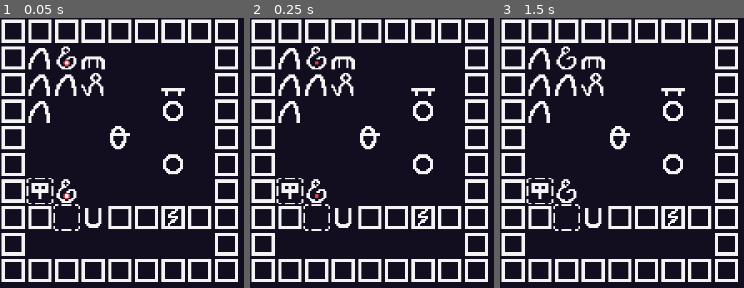
Above: before the commit, frames 1-3 (left to right).
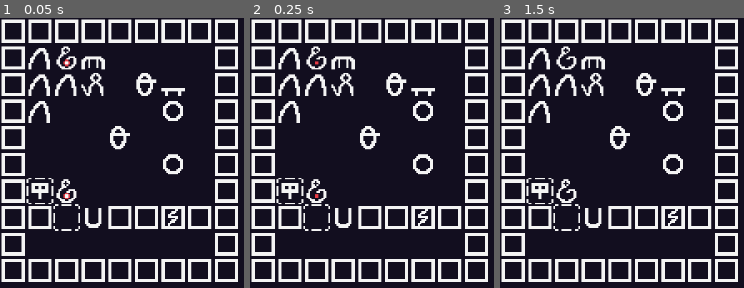
Above: after the commit, the same moments.

Repository: jletellier/olesa
Game: Godot game, scene res://maps/map_c_001.tscn
Two runs of this game, one before a commit and one after it. Both use one fixed random seed, a clock stepped at 60 frames per second and the inputs below. The project has no main scene, so this scene is started directly.
Inputs:
- Up to frame 1 (0.05 s): no input
- Up to frame 2 (0.25 s): no input
- Up to frame 3 (1.5 s): tap Enter at 0.5 s; hold Right (game_right) 0.53-1.28 s; tap U (game_undo) at 0.6, 1.35 s; tap Space at 1.25 s; hold Down (game_down) from 1.28 s (still down)

The runs differ from the first frame. In frame 1, 0.4% of the frame differs, in the area x 55-65%, y 20-29%; in frame 2, 0.4%; in frame 3, 0.4%.

Commit message:
Remove old entity behavior; fix basic push logic

Diff:
--- a/entities/construction.gd
+++ /dev/null
@@ -1,48 +0,0 @@
-extends "res://entities/entity.gd"
-
-
-const EntityProgress := preload("res://ui/hints/entity_progress.gd")
-const EntityPossess := preload("res://ui/hints/entity_possess.gd")
-
-@export var processing_count := 3
-
-var processing_step := 0
-
-var has_worker := false:
-	set = _set_has_worker
-
-var has_item := false:
-	set = _set_has_item
-
-@onready var _hint_progress := $"HintProgress" as EntityProgress
-@onready var _hint_possess := $"HintPossess" as EntityPossess
-@onready var _audio_finish := $"AudioFinish" as AudioStreamPlayer
-
-
-func process_logic() -> void:
-	if has_worker and has_item:
-		processing_step += 1
-
-		_hint_progress.progress = processing_step
-
-		if processing_step >= processing_count:
-			print("finished")
-			processing_step = 0
-			has_item = false
-			_audio_finish.play()
-
-
-func _set_has_worker(value: bool) -> void:
-	has_worker = value
-
-	if _hint_progress != null:
-		processing_step = 0
-		_hint_progress.visible = has_worker
-		_hint_progress.progress = 0
-
-
-func _set_has_item(value: bool) -> void:
-	has_item = value
-
-	if _hint_possess != null:
-		_hint_possess.active = has_item
--- a/entities/construction.tscn
+++ b/entities/construction.tscn
@@ -1,6 +1,6 @@
 [gd_scene load_steps=8 format=3 uid="uid://cj256ib43uol0"]
 
-[ext_resource type="Script" path="res://entities/construction.gd" id="1_lesij"]
+[ext_resource type="Script" path="res://entities/entity.gd" id="1_ln8s2"]
 [ext_resource type="PackedScene" uid="uid://c1gf5gur01aib" path="res://ui/hints/entity_progress.tscn" id="2_xgtwf"]
 [ext_resource type="Texture2D" uid="uid://bmgfwl4d4w600" path="res://assets/sprites.png" id="3_e376k"]
 [ext_resource type="PackedScene" uid="uid://mky2e0ubjms7" path="res://ui/hints/entity_select.tscn" id="4_mbcbg"]
@@ -12,8 +12,7 @@
 region = Rect2(0, 32, 16, 16)
 
 [node name="Construction" type="Node2D"]
-script = ExtResource("1_lesij")
-process = true
+script = ExtResource("1_ln8s2")
 
 [node name="HintProgress" parent="." instance=ExtResource("2_xgtwf")]
 visible = false
--- a/entities/container.gd
+++ /dev/null
@@ -1,20 +0,0 @@
-extends "res://entities/entity.gd"
-
-
-@export var texture_tool : Texture2D
-
-var has_tool := false:
-	set = _set_has_tool
-
-@onready var _sprite_content := $"SpriteContent" as Sprite2D
-
-
-func _ready() -> void:
-	_set_has_tool(has_tool)
-
-
-func _set_has_tool(value: bool) -> void:
-	has_tool = value
-	if _sprite_content != null:
-		_sprite_content.visible = has_tool
-		_sprite_content.texture = texture_tool
--- a/entities/door.gd
+++ /dev/null
@@ -1,34 +0,0 @@
-extends "res://entities/entity.gd"
-
-
-@export var texture_door: Texture2D
-@export var texture_hint: Texture2D
-
-var is_open := false:
-	set = _set_is_open
-
-
-func _ready() -> void:
-	_set_is_open(is_open)
-
-
-func process_logic() -> void:
-	if is_open and map._entity_map.get(Vector3i(pos.x, pos.y, 0)) != null:
-		return
-
-	var neighbors := map.get_moore_neighbors(pos)
-	var found_tool := false
-	for neighbor in neighbors:
-		if neighbor is EntityDB.Jo or neighbor is EntityDB.EntityContainer:
-			if neighbor.has_tool:
-				found_tool = true
-				break
-
-	is_open = found_tool
-
-
-func _set_is_open(value: bool) -> void:
-	is_open = value
-	layer = 1 if is_open else 0
-	if _sprite != null:
-		_sprite.texture = texture_hint if is_open else texture_door
--- a/entities/door.tscn
+++ b/entities/door.tscn
@@ -1,26 +1,15 @@
-[gd_scene load_steps=7 format=3 uid="uid://bjffhhg145jto"]
+[gd_scene load_steps=5 format=3 uid="uid://bjffhhg145jto"]
 
-[ext_resource type="Script" path="res://entities/door.gd" id="1_2e4hr"]
+[ext_resource type="Script" path="res://entities/entity.gd" id="1_6e7qq"]
 [ext_resource type="Texture2D" uid="uid://bmgfwl4d4w600" path="res://assets/sprites.png" id="2_1vwym"]
 [ext_resource type="PackedScene" uid="uid://mky2e0ubjms7" path="res://ui/hints/entity_select.tscn" id="3_e2eqr"]
-
-[sub_resource type="AtlasTexture" id="AtlasTexture_o1x3n"]
-atlas = ExtResource("2_1vwym")
-region = Rect2(96, 0, 16, 16)
-
-[sub_resource type="AtlasTexture" id="AtlasTexture_sj85y"]
-atlas = ExtResource("2_1vwym")
-region = Rect2(96, 16, 16, 16)
 
 [sub_resource type="AtlasTexture" id="AtlasTexture_j2147"]
 atlas = ExtResource("2_1vwym")
 region = Rect2(96, 0, 16, 16)
 
 [node name="Door" type="Node2D"]
-script = ExtResource("1_2e4hr")
-texture_door = SubResource("AtlasTexture_o1x3n")
-texture_hint = SubResource("AtlasTexture_sj85y")
-process = true
+script = ExtResource("1_6e7qq")
 
 [node name="Sprite2D" type="Sprite2D" parent="."]
 texture = SubResource("AtlasTexture_j2147")
--- a/entities/entity.gd
+++ b/entities/entity.gd
@@ -8,6 +8,8 @@
 const EntitySelect := preload("res://ui/hints/entity_select.gd")
 
 signal history_transaction(entity: Entity, attribute: String, value: Variant)
+
+var type: StringName
 
 var pos := Vector2i.ZERO:
 	set = _set_pos
--- a/entities/entity_db.gd
+++ b/entities/entity_db.gd
@@ -1,16 +1,5 @@
 extends Object
 
-
-const Lawa := preload("res://entities/lawa.gd")
-const Jo := preload("res://entities/jo.gd")
-const Pali := preload("res://entities/pali.gd")
-const EntityObject := preload("res://entities/object.gd")
-const Surface := preload("res://entities/surface.gd")
-const WallCracked := preload("res://entities/wall_cracked.gd")
-const Door := preload("res://entities/door.gd")
-const EntityContainer := preload("res://entities/container.gd")
-const Mountain := preload("res://entities/mountain.gd")
-const Construction := preload("res://entities/construction.gd")
 
 const Types: Array[Dictionary] = [
 	{
--- a/entities/jo.gd
+++ /dev/null
@@ -1,33 +0,0 @@
-extends "res://entities/entity.gd"
-
-
-const EntityPossess := preload("res://ui/hints/entity_possess.gd")
-
-var has_tool := false
-var has_item := false
-
-@onready var _hint_possess := $"HintPossess" as EntityPossess
-@onready var _audio_action := $"AudioAction" as AudioStreamPlayer
-
-
-func process_action(dir: Vector2i) -> void:
-	var target_pos := pos + dir
-	var neighbor: Entity = map._entity_map.get(Vector3i(target_pos.x, target_pos.y, 0))
-	if neighbor is EntityDB.EntityContainer:
-		if neighbor.has_tool != has_tool:
-			neighbor.has_tool = !neighbor.has_tool
-			has_tool = !has_tool
-			_hint_possess.active = has_tool
-			_audio_action.play()
-	elif neighbor is EntityDB.Mountain:
-		if neighbor.has_item and !has_item:
-			neighbor.has_item = false
-			has_item = true
-			_hint_possess.active = true
-			_audio_action.play()
-	elif neighbor is EntityDB.Construction:
-		if !neighbor.has_item and has_item:
-			neighbor.has_item = true
-			has_item = false
-			_hint_possess.active = false
-			_audio_action.play()
--- a/entities/lawa.gd
+++ /dev/null
@@ -1,20 +0,0 @@
-extends "res://entities/entity.gd"
-
-
-@onready var _audio_player_movement := $"AudioPlayerMovement" as AudioStreamPlayer
-
-
-func process_action(dir: Vector2i) -> void:
-	map.cascade_push(pos, dir)
-	_audio_player_movement.play()
-
-
-func collide_with(target_entity: Entity) -> void:
-	if target_entity is EntityDB.Lawa:
-		map.remove_entity(self)
-
-
-func can_push(target_entity: Entity) -> bool:
-	return (target_entity is EntityDB.Jo or \
-			target_entity is EntityDB.Pali or \
-			target_entity is EntityDB.EntityObject)
--- a/entities/lawa.tscn
+++ b/entities/lawa.tscn
@@ -6,6 +6,8 @@
 [ext_resource type="AudioStream" uid="uid://dyqhgq7omjhjj" path="res://assets/sounds/rollover1.wav" id="4_eiucj"]
 [ext_resource type="Script" path="res://entities/selectable_system.gd" id="5_2orfa"]
 [ext_resource type="Script" path="res://entities/moveable_system.gd" id="6_aq4q1"]
+[ext_resource type="Script" path="res://entities/moveable_audio_system.gd" id="7_7ttow"]
+[ext_resource type="Script" path="res://entities/lawa_secret_system.gd" id="8_odmhf"]
 
 [sub_resource type="AtlasTexture" id="AtlasTexture_j2147"]
 atlas = ExtResource("1_flunk")
@@ -28,3 +30,10 @@
 
 [node name="MoveableSystem" type="Node" parent="."]
 script = ExtResource("6_aq4q1")
+can_initiate = true
+
+[node name="MoveableAudioSystem" type="Node" parent="."]
+script = ExtResource("7_7ttow")
+
+[node name="LawaSecretSystem" type="Node" parent="."]
+script = ExtResource("8_odmhf")
--- /dev/null
+++ b/entities/lawa_secret_system.gd
@@ -0,0 +1,21 @@
+extends "res://entities/entity_system.gd"
+
+
+const MoveableSystem := preload("res://entities/moveable_system.gd")
+
+var _moveable_system: MoveableSystem
+
+
+func start() -> void:
+	_moveable_system = entity.get_system("MoveableSystem")
+
+	_moveable_system.collided_with.connect(_on_collided_with)
+
+
+func destroy() -> void:
+	_moveable_system.collided_with.disconnect(_on_collided_with)
+
+
+func _on_collided_with(other: Entity) -> void:
+	if other.type == "lawa":
+		entity.map.remove_entity(entity)
--- a/entities/mountain.gd
+++ /dev/null
@@ -1,47 +0,0 @@
-extends "res://entities/entity.gd"
-
-
-const EntityProgress := preload("res://ui/hints/entity_progress.gd")
-const EntityPossess := preload("res://ui/hints/entity_possess.gd")
-
-@export var processing_count := 3
-
-var processing_step := 0
-
-var has_worker := false:
-	set = _set_has_worker
-
-var has_item := false:
-	set = _set_has_item
-
-@onready var _hint_progress := $"HintProgress" as EntityProgress
-@onready var _hint_possess := $"HintPossess" as EntityPossess
-@onready var _audio_finish := $"AudioFinish" as AudioStreamPlayer
-
-
-func process_logic() -> void:
-	if has_worker and !has_item:
-		processing_step += 1
-
-		_hint_progress.progress = processing_step
-
-		if processing_step >= processing_count:
-			processing_step = 0
-			has_item = true
-			_audio_finish.play()
-
-
-func _set_has_worker(value: bool) -> void:
-	has_worker = value
-
-	if _hint_progress != null:
-		processing_step = 0
-		_hint_progress.visible = has_worker
-		_hint_progress.progress = 0
-
-
-func _set_has_item(value: bool) -> void:
-	has_item = value
-
-	if _hint_possess != null:
-		_hint_possess.active = has_item
--- a/entities/mountain.tscn
+++ b/entities/mountain.tscn
@@ -1,6 +1,6 @@
 [gd_scene load_steps=8 format=3 uid="uid://8hdqxg6ftswt"]
 
-[ext_resource type="Script" path="res://entities/mountain.gd" id="1_5dbeh"]
+[ext_resource type="Script" path="res://entities/entity.gd" id="1_njwcv"]
 [ext_resource type="Texture2D" uid="uid://bmgfwl4d4w600" path="res://assets/sprites.png" id="2_54xt5"]
 [ext_resource type="PackedScene" uid="uid://mky2e0ubjms7" path="res://ui/hints/entity_select.tscn" id="3_y12td"]
 [ext_resource type="PackedScene" uid="uid://c5j5434t7nfa2" path="res://ui/hints/entity_possess.tscn" id="4_3ktd7"]
@@ -12,8 +12,7 @@
 region = Rect2(80, 16, 16, 16)
 
 [node name="Mountain" type="Node2D"]
-script = ExtResource("1_5dbeh")
-process = true
+script = ExtResource("1_njwcv")
 
 [node name="HintProgress" parent="." instance=ExtResource("4_q65g5")]
 visible = false
--- /dev/null
+++ b/entities/moveable_audio_system.gd
@@ -0,0 +1,22 @@
+extends "res://entities/entity_system.gd"
+
+
+const MoveableSystem := preload("res://entities/moveable_system.gd")
+
+var _audio_movement: AudioStreamPlayer
+var _moveable_system: MoveableSystem
+
+
+func start() -> void:
+	_audio_movement = entity.get_node("AudioMovement")
+	_moveable_system = entity.get_system("MoveableSystem")
+
+	_moveable_system.moved.connect(_on_moved)
+
+
+func destroy() -> void:
+	_moveable_system.moved.disconnect(_on_moved)
+
+
+func _on_moved() -> void:
+	_audio_movement.play()
--- a/entities/moveable_system.gd
+++ b/entities/moveable_system.gd
@@ -1,13 +1,41 @@
 extends "res://entities/entity_system.gd"
 
 
-var _audio_movement: AudioStreamPlayer
+const MoveableSystem := preload("res://entities/moveable_system.gd")
 
+signal collided_with(other: Entity)
+signal moved()
 
-func start() -> void:
-	_audio_movement = entity.get_node("AudioMovement")
+@export var can_initiate := false
+@export var can_move := true
 
 
 func action(dir: Vector2i) -> void:
-	entity.map.cascade_push(entity.pos, dir)
-	_audio_movement.play()
+	if can_initiate:
+		cascade_push(dir)
+
+
+func cascade_push(dir: Vector2i) -> void:
+	if !can_move:
+		return
+
+	var target_pos := entity.pos + dir
+
+	var cascade_entity: Entity = entity.map.get_entity(target_pos)
+	if cascade_entity != null:
+		var cascade_system: MoveableSystem = cascade_entity.get_system("MoveableSystem")
+
+		if cascade_system != null:
+			cascade_system.cascade_push(dir)
+
+			collided_with.emit(cascade_entity)
+			cascade_system.collided_with.emit(entity)
+
+	# Fetch target cell/entity again, in case it has been moved/removed
+	var target_cell := entity.map.get_cell(target_pos)
+	var target_entity: Entity = entity.map.get_entity(target_pos)
+
+	# Action: Target is empty
+	if target_cell == entity.map.TILE_EMPTY and target_entity == null:
+		entity.pos = target_pos
+		moved.emit()
--- a/entities/object.gd
+++ /dev/null
@@ -1,20 +0,0 @@
-extends "res://entities/entity.gd"
-
-
-func collide_with(target_entity: Entity) -> void:
-	if target_entity is EntityDB.WallCracked:
-		map.remove_entity(self)
-	elif target_entity is EntityDB.Surface:
-		if !target_entity.has_object:
-			map.remove_entity(self)
-
-
-func can_push(target_entity: Entity) -> bool:
-	if target_entity is EntityDB.Surface:
-		if !target_entity.has_object:
-			return true
-
-	return (target_entity is EntityDB.Lawa or \
-			target_entity is EntityDB.Jo or \
-			target_entity is EntityDB.EntityObject or \
-			target_entity is EntityDB.WallCracked)
--- a/entities/object.tscn
+++ b/entities/object.tscn
@@ -1,7 +1,8 @@
-[gd_scene load_steps=4 format=3 uid="uid://c4x4ro56q7hk"]
+[gd_scene load_steps=5 format=3 uid="uid://c4x4ro56q7hk"]
 
 [ext_resource type="Script" path="res://entities/entity.gd" id="1_8u5sc"]
 [ext_resource type="Texture2D" uid="uid://bmgfwl4d4w600" path="res://assets/sprites.png" id="2_1frbk"]
+[ext_resource type="Script" path="res://entities/moveable_system.gd" id="3_qub63"]
 
 [sub_resource type="AtlasTexture" id="AtlasTexture_j2147"]
 atlas = ExtResource("2_1frbk")
@@ -12,3 +13,6 @@
 
 [node name="Sprite2D" type="Sprite2D" parent="."]
 texture = SubResource("AtlasTexture_j2147")
+
+[node name="MoveableSystem" type="Node" parent="."]
+script = ExtResource("3_qub63")
--- a/entities/pali.gd
+++ /dev/null
@@ -1,54 +0,0 @@
-extends "res://entities/entity.gd"
-
-
-const EntityTarget := preload("res://ui/hints/entity_target.gd")
-
-var current_target: Entity:
-	set = _set_current_target
-
-@onready var _hint_target := $"HintTarget" as EntityTarget
-@onready var _audio_target_success := $"AudioTargetSuccess" as AudioStreamPlayer
-@onready var _audio_target_failure := $"AudioTargetFailure" as AudioStreamPlayer
-
-
-func process_action(dir: Vector2i) -> void:
-	var target_pos := pos + dir
-	var neighbor: Entity = map._entity_map.get(Vector3i(target_pos.x, target_pos.y, 0))
-	current_target = neighbor
-
-	if current_target != null:
-		_audio_target_success.play()
-	else:
-		_audio_target_failure.play()
-
-
-#func _update_hints() -> void:
-	#_hint_select.visible = selected
-	#_hint_target.visible = (selected and current_target != null)
-
-
-func _set_current_target(value: Entity) -> void:
-	if (current_target is EntityDB.Mountain or current_target is EntityDB.Construction) and \
-			current_target != value:
-		current_target.has_worker = false
-
-	current_target = value
-
-	if (current_target is EntityDB.Mountain or current_target is EntityDB.Construction):
-		current_target.has_worker = true
-
-	if _hint_target != null:
-		#_update_hints()
-		if current_target != null:
-			_hint_target.global_position = current_target.global_position
-			_hint_target.animate()
-
-
-#func _set_selected(value: bool) -> void:
-	#selected = value
-	#
-	#if _hint_select != null:
-		#_update_hints()
-		#if selected:
-			#_hint_select.animate()
-			#_hint_target.animate()
--- a/entities/surface.gd
+++ /dev/null
@@ -1,21 +0,0 @@
-extends "res://entities/entity.gd"
-
-
-const EntitySuccess := preload("res://ui/hints/entity_success.gd")
-
-@export var texture_object: Texture2D
-
-var has_object := false
-
-@onready var _hint_success := $"HintSuccess" as EntitySuccess
-@onready var _audio_finish := $"AudioFinish" as AudioStreamPlayer
-
-
-func collide_with(target_entity: Entity) -> void:
-	# FIXME: Surface should not move when object is pushed onto it
-
-	if target_entity is EntityDB.EntityObject and !has_object:
-		_sprite.texture = texture_object
-		has_object = true
-		_hint_success.animate()
-		_audio_finish.play()
--- a/entities/surface.tscn
+++ b/entities/surface.tscn
@@ -1,22 +1,23 @@
-[gd_scene load_steps=8 format=3 uid="uid://bo6rcyeb2v3ub"]
+[gd_scene load_steps=10 format=3 uid="uid://bo6rcyeb2v3ub"]
 
-[ext_resource type="Script" path="res://entities/surface.gd" id="1_sqos7"]
+[ext_resource type="Script" path="res://entities/entity.gd" id="1_1g0cr"]
 [ext_resource type="Texture2D" uid="uid://bmgfwl4d4w600" path="res://assets/sprites.png" id="2_mhrcu"]
 [ext_resource type="PackedScene" uid="uid://mky2e0ubjms7" path="res://ui/hints/entity_select.tscn" id="3_4abra"]
 [ext_resource type="AudioStream" uid="uid://ktg4akw4o6y7" path="res://assets/sounds/anchor_action.wav" id="4_aso7b"]
 [ext_resource type="PackedScene" uid="uid://gm5ut26i1o8n" path="res://ui/hints/entity_success.tscn" id="4_sm0ki"]
-
-[sub_resource type="AtlasTexture" id="AtlasTexture_3tbfh"]
-atlas = ExtResource("2_mhrcu")
-region = Rect2(64, 0, 16, 16)
+[ext_resource type="Script" path="res://entities/moveable_system.gd" id="6_ccb6b"]
+[ext_resource type="Script" path="res://entities/surface_system.gd" id="7_0egyd"]
 
 [sub_resource type="AtlasTexture" id="AtlasTexture_j2147"]
 atlas = ExtResource("2_mhrcu")
 region = Rect2(48, 0, 16, 16)
 
+[sub_resource type="AtlasTexture" id="AtlasTexture_8k0dp"]
+atlas = ExtResource("2_mhrcu")
+region = Rect2(64, 0, 16, 16)
+
 [node name="Surface" type="Node2D"]
-script = ExtResource("1_sqos7")
-texture_object = SubResource("AtlasTexture_3tbfh")
+script = ExtResource("1_1g0cr")
 
 [node name="Sprite2D" type="Sprite2D" parent="."]
 texture = SubResource("AtlasTexture_j2147")
@@ -28,3 +29,11 @@
 
 [node name="AudioFinish" type="AudioStreamPlayer" parent="."]
 stream = ExtResource("4_aso7b")
+
+[node name="MoveableSystem" type="Node" parent="."]
+script = ExtResource("6_ccb6b")
+can_move = false
+
+[node name="SurfaceSystem" type="Node" parent="."]
+script = ExtResource("7_0egyd")
+object_texture = SubResource("AtlasTexture_8k0dp")
--- /dev/null
+++ b/entities/surface_system.gd
@@ -0,0 +1,34 @@
+extends "res://entities/entity_system.gd"
+
+
+const MoveableSystem := preload("res://entities/moveable_system.gd")
+const EntitySuccess := preload("res://ui/hints/entity_success.gd")
+
+@export var object_texture: Texture2D
+
+var has_object := false
+
+var _moveable_system: MoveableSystem
+var _hint_success: EntitySuccess
+var _audio_finish: AudioStreamPlayer
+
+
+func start() -> void:
+	_moveable_system = entity.get_system("MoveableSystem")
+	_hint_success = entity.get_node("HintSuccess")
+	_audio_finish = entity.get_node("AudioFinish")
+
+	_moveable_system.collided_with.connect(_on_collided_with)
+
+
+func destroy() -> void:
+	_moveable_system.collided_with.disconnect(_on_collided_with)
+
+
+func _on_collided_with(other_entity: Entity) -> void:
+	if other_entity.type == "object" and !has_object:
+		entity.map.remove_entity(other_entity)
+		entity._sprite.texture = object_texture
+		has_object = true
+		_hint_success.animate()
+		_audio_finish.play()
--- a/entities/wall_cracked.gd
+++ /dev/null
@@ -1,13 +0,0 @@
-extends "res://entities/entity.gd"
-
-
-@onready var _audio_destroy := $"AudioDestroy" as AudioStreamPlayer
-
-
-func collide_with(target_entity: Entity) -> void:
-	if target_entity is EntityDB.EntityObject:
-		# Move audio player, otherwise it gets freed as well
-		_audio_destroy.reparent(get_parent())
-		_audio_destroy.play()
-
-		map.remove_entity(self)
--- a/entities/wall_cracked.tscn
+++ b/entities/wall_cracked.tscn
@@ -1,6 +1,6 @@
 [gd_scene load_steps=6 format=3 uid="uid://vswtppcekq0g"]
 
-[ext_resource type="Script" path="res://entities/wall_cracked.gd" id="1_lyk4b"]
+[ext_resource type="Script" path="res://entities/entity.gd" id="1_w8nqi"]
 [ext_resource type="Texture2D" uid="uid://bmgfwl4d4w600" path="res://assets/sprites.png" id="2_dxdso"]
 [ext_resource type="PackedScene" uid="uid://mky2e0ubjms7" path="res://ui/hints/entity_select.tscn" id="3_u7yma"]
 [ext_resource type="AudioStream" uid="uid://cg0tmlxnajsvp" path="res://assets/sounds/sfx_sounds_impact11.wav" id="4_ujcjs"]
@@ -10,7 +10,7 @@
 region = Rect2(80, 0, 16, 16)
 
 [node name="WallCracked" type="Node2D"]
-script = ExtResource("1_lyk4b")
+script = ExtResource("1_w8nqi")
 
 [node name="Sprite2D" type="Sprite2D" parent="."]
 texture = SubResource("AtlasTexture_j2147")
--- a/maps/map.gd
+++ b/maps/map.gd
@@ -41,9 +41,8 @@
 		var cell := _block_layer.get_cell_atlas_coords(cell_pos)
 		var entity_type := EntityDB.get_by_atlas_coords(cell)
 		if entity_type != {}:
-			var entity_scene := entity_type.scene as PackedScene
 			var entity_data := entity_type.get("data", {}) as Dictionary
-			add_entity(cell_pos, entity_scene, entity_data)
+			add_entity(cell_pos, entity_type, entity_data)
 
 			# Remove tile, since it's no longer needed
 			_block_layer.erase_cell(cell_pos)
@@ -135,7 +134,8 @@
 	_selected_system.selected = true
 
 
-func add_entity(pos: Vector2i, scene: PackedScene, data := {}) -> void:
+func add_entity(pos: Vector2i, type: Dictionary, data := {}) -> void:
+	var scene := type.scene as PackedScene
 	var entity := scene.instantiate() as Entity
 	entity.position = _block_layer.map_to_local(pos)
 	entity.pos = pos
@@ -143,6 +143,7 @@
 
 	_entity_map[Vector3i(pos.x, pos.y, entity.layer)] = entity
 
+	entity.type = type.name
 	entity.map = self
 	entity.history_transaction.connect(_history_transaction_add)
 	entity.init(data)
@@ -176,27 +177,8 @@
 		_entity_map[Vector3i(entity.pos.x, entity.pos.y, 0)] = entity
 
 
-func cascade_push(current_pos: Vector2i, dir: Vector2i) -> void:
-	var target_pos := current_pos + dir
-
-	var current_entity: Entity = _entity_map.get(Vector3i(current_pos.x, current_pos.y, 0))
-	var cascade_entity: Entity = _entity_map.get(Vector3i(target_pos.x, target_pos.y, 0))
-
-	# Cascade push as long as there are entities
-	if current_entity != null and cascade_entity != null:
-		if current_entity.can_push(cascade_entity):
-			cascade_push(target_pos, dir)
-
-		current_entity.collide_with(cascade_entity)
-		cascade_entity.collide_with(current_entity)
-
-	# Fetch target cell/entity again, in case it has been moved/removed
-	var target_cell := get_cell(target_pos)
-	var target_entity: Entity = _entity_map.get(Vector3i(target_pos.x, target_pos.y, 0))
-
-	# Action: Target is empty
-	if target_cell == TILE_EMPTY and target_entity == null:
-		current_entity.pos = target_pos
+func get_entity(pos: Vector2i, layer := 0) -> Entity:
+	return _entity_map.get(Vector3i(pos.x, pos.y, layer))
 
 
 func get_cell(pos: Vector2i) -> Vector2i:
--- a/maps/map_c_001.tscn
+++ b/maps/map_c_001.tscn
@@ -7,7 +7,7 @@
 script = ExtResource("1_ef7eh")
 
 [node name="BlockLayer" type="TileMapLayer" parent="."]
-tile_map_data = PackedByteArray("AAAAAAgAAAAAAAAAAAAAAAkAAAA …(800 unchanged characters)… CAAAAAAAGAAcAAAAFAAAAAAAEAAQAAAABAAAAAAA=")
+tile_map_data = PackedByteArray("AAAAAAgAAAAAAAAAAAAAAAkAAAA …(800 unchanged characters)… CAAAAAAAGAAcAAAAFAAAAAAAEAAQAAAABAAAAAAAFAAIAAAABAAAAAAA=")
 tile_set = ExtResource("2_0yq5k")
 
 [node name="Entities" type="Node2D" parent="."]
Not shown: 1 places in entities/lawa.tscn that only renumber resources
